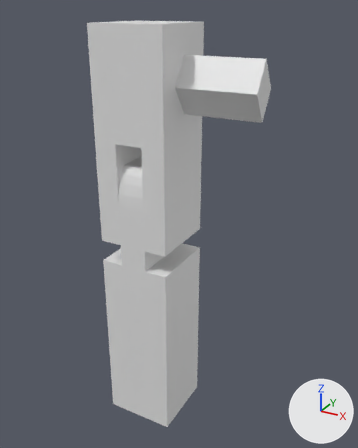
Renders of the Blender file blend_files/Mechs/Starter/MechArm_L.blend from each side of a commit.
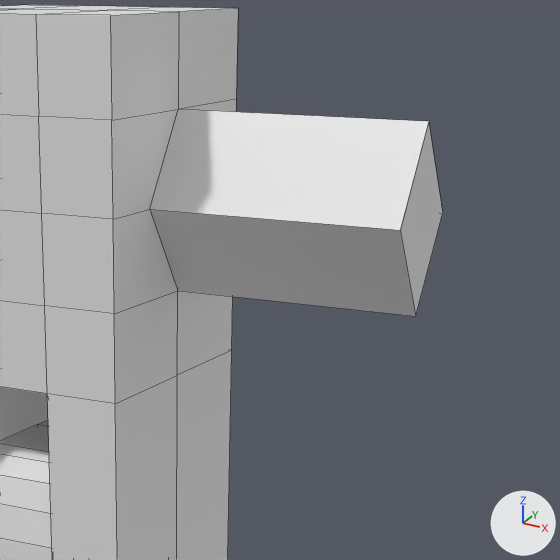
Old and new are each drawn whole from a 50 mm camera at (1.99, -3.26, 0.93) aimed at (0.2, 0.01, -0.7) and again close up on the part from 35% to 86% of the width and 4% to 45% of the height. The lights are fixed; the arrows at lower right show +X, +Y and +Z. The first two pictures are the older version. The close-ups show mesh edges as thin lines.

In view in the first close-up: 'StarterArm_L'.
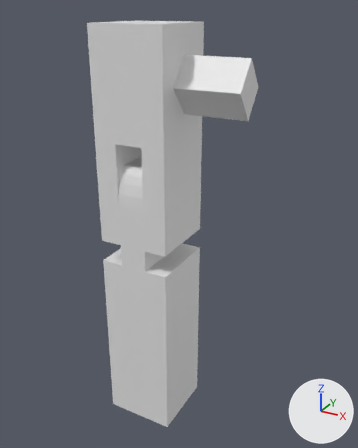
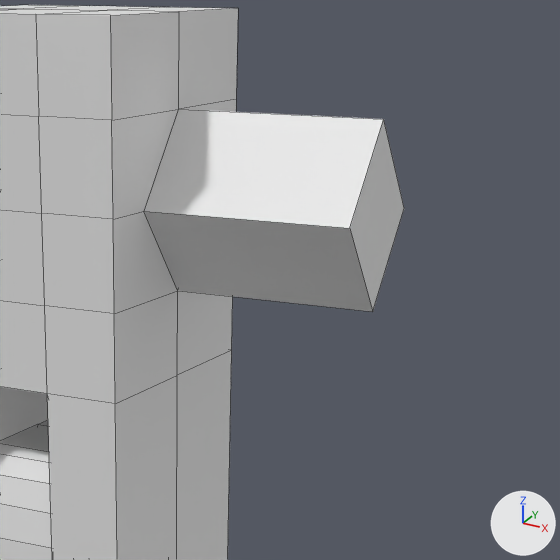
The change, as a diff of the scene's bpy script:
```diff
--- a/blend_files/Mechs/Starter/MechArm_L.blend.py
+++ b/blend_files/Mechs/Starter/MechArm_L.blend.py
@@ me_cube_001 @@
 # used by ob_starterarm_l; location = (0.0, 0.0, 0.0); scale = (0.3, 0.3, 0.828)
 # verts and faces of me_cube_001; kept vertices keep their numbers, new ones are numbered from 129
 # before: 105 (2.89, -0.12, 0.75) at pixel (428, 121), 122 (0.88, -0.56, 0.5) at pixel (149, 209), 124 (0.88, 0.33, 0.5), 126 (2.89, -0.56, 0.5) at pixel (400, 230), 127 (2.89, -0.12, 0.25) at pixel (415, 316)
 # before: 128 (2.89, 0.33, 0.5) at pixel (442, 213)
-me_cube_001.from_pydata(...)  # 129 vertices, 123 faces; spans x -1.12..2.89, y -1.12..0.88, z -3.1..1.0
+me_cube_001.from_pydata(...)  # 132 vertices, 124 faces; spans x -1.12..2.55, y -1.12..0.88, z -3.1..1.0
+# me_cube_001 part 1
+verts[124] = (0.88, 0.43, 0.5)  # moved
+verts[122] = (0.88, -0.66, 0.5)  # moved, pixel (143, 211)
+verts[126] = (2.55, -0.66, 0.5)  # moved, pixel (349, 228)
+verts[127] = (2.55, -0.12, 0.25)  # moved, pixel (372, 311)
+verts[105] = (2.55, -0.12, 0.75)  # moved, pixel (383, 119)
+verts[128] = (2.55, 0.43, 0.5)  # moved, pixel (404, 208)
+# other edits to the shape of me_cube_001 do not show in these pictures
```

Changed parts and their boxes (x1, y1, x2, y2) in the close-ups (560 x 560 px; the box of a moved part takes in the faces that stretch with it):
'StarterArm_L', reshaped: before (0, 5, 443, 560); after (0, 5, 404, 560)
part 1 of me_cube_001, moved or reshaped: before (112, 100, 443, 316); after (112, 100, 404, 314)
